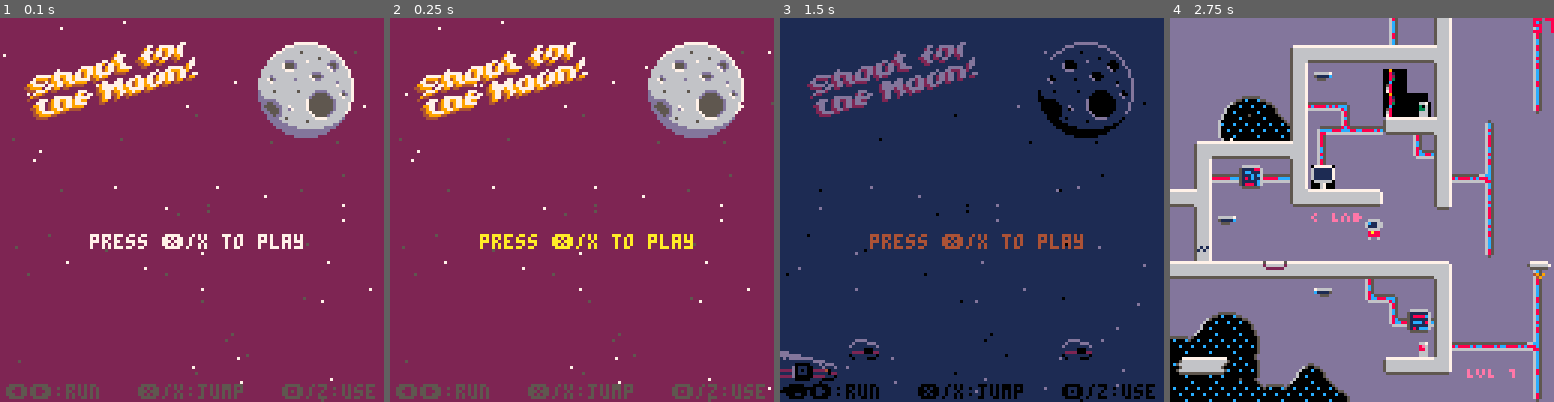
Above: before the commit, frames 1-4 (left to right).
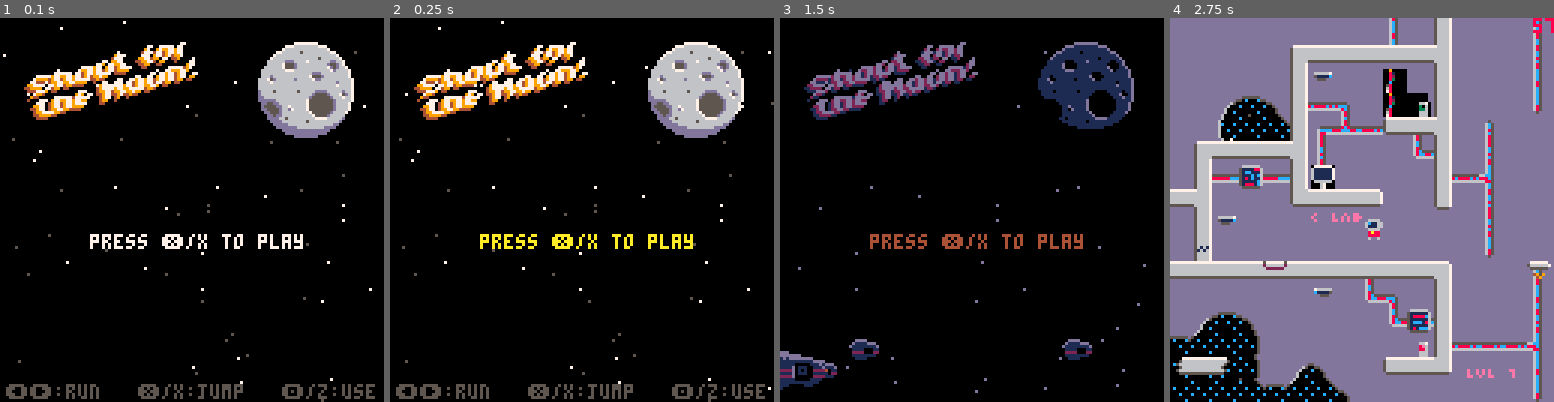
Above: after the commit, the same moments.

Repository: jgradim/gameoff-2020
Game: PICO-8 cartridge moonshot.p8
The game is run twice, just before and just after one commit, with the same random seed, the same clock (stepped at 60 frames per second) and the same inputs.
Inputs:
- Up to frame 1 (0.1 s): no input
- Up to frame 2 (0.25 s): no input
- Up to frame 3 (1.5 s): tap O (Z key) at 0.33, 0.7, 1.43 s; tap X (X key) at 1.07 s
- Up to frame 4 (2.75 s): hold Left 1.97-2.37 s; tap X (X key) at 2.07, 2.4, 2.73 s; tap O (Z key) at 2.22 s; hold Down from 2.42 s (still down)

The runs differ from the first frame. In frame 1, 89% of the frame differs, in the area x 0-100%, y 0-100%; in frame 2, 89%; in frame 3, 87%; in frame 4, nothing differs.

Commit message:
Remove debug background color

Diff:
--- a/moonshot.p8
+++ b/moonshot.p8
@@ -676,7 +676,7 @@
  end,
 
  draw=function()
-  cls(2)
+  cls()
   pal()
 
   --fxs
